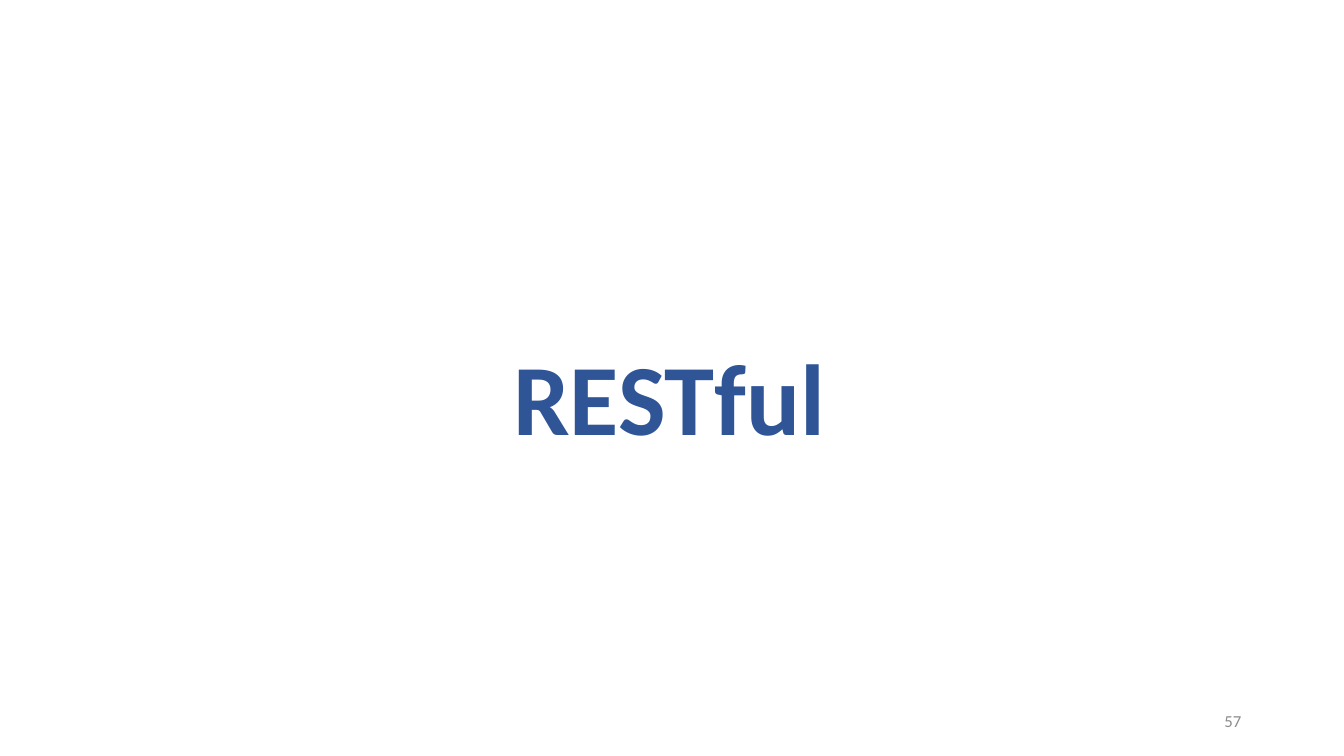
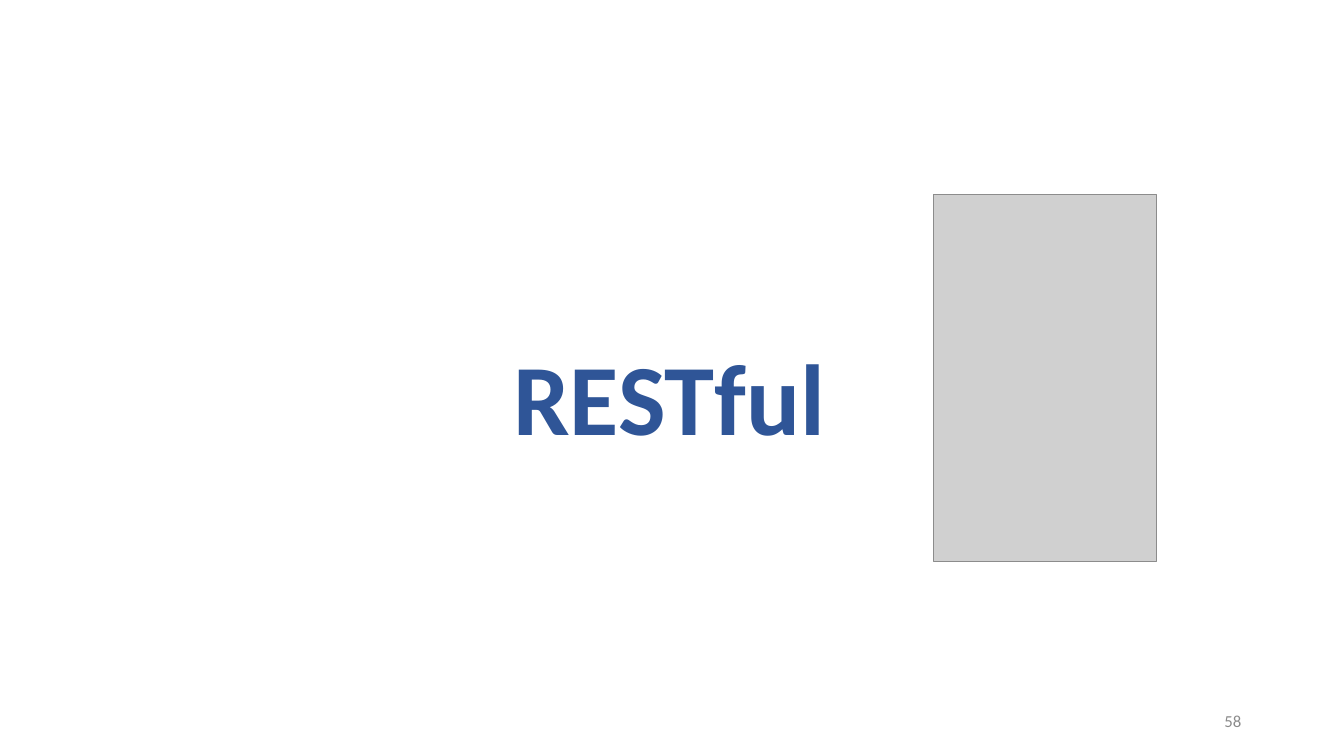
Before and after one commit to guillaumechervet/course.rest, a slide deck: slide 58 of documentations/3 - Web Services partie REST.pptx (slide 57 before the commit). Drawn at 1344x756 pixels with LibreOffice and Linux fonts; fonts in the diff are those of the drawing; grey boxes stand for pictures. Boxes give left, top, right and bottom in pixels: in the first picture for what was removed or moved away, otherwise in the second. Text is boxed around its words. In the diff, an @@ line names an element or a change of style, - is before the commit and + after.

```diff
--- a/documentations/3 - Web Services partie REST.pptx
+++ b/documentations/3 - Web Services partie REST.pptx
@@ picture added at [934,195,1156,563] @@
@@ page number at [1224,715,1241,727]: text changed @@
-57
+58
```
Also in this commit, not shown: 9 other slides changed, 1 slide added, 2 other files.
